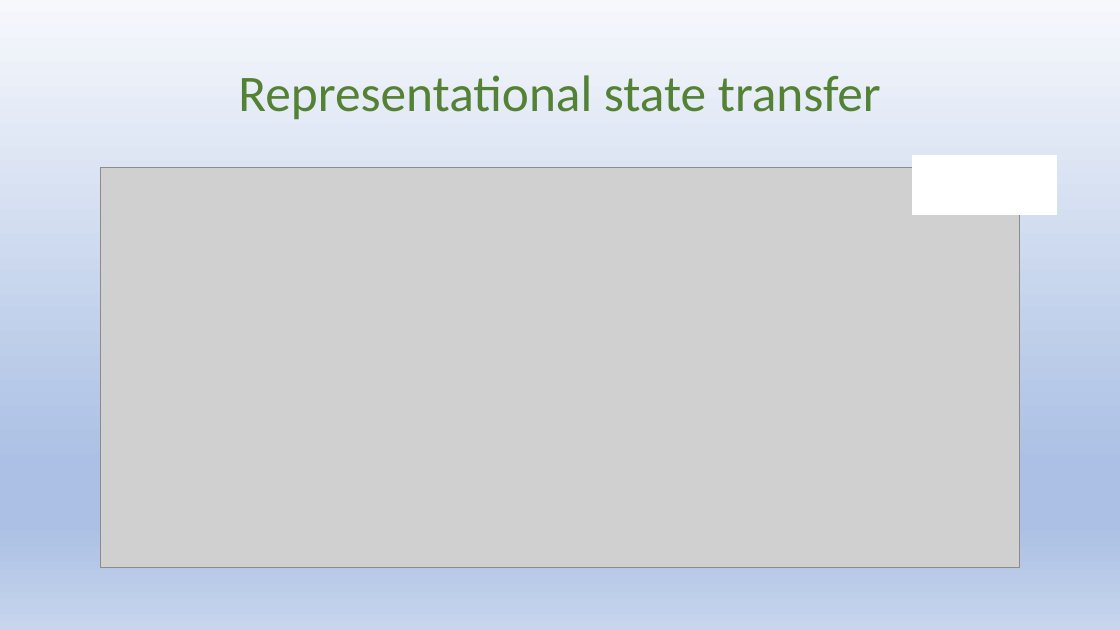
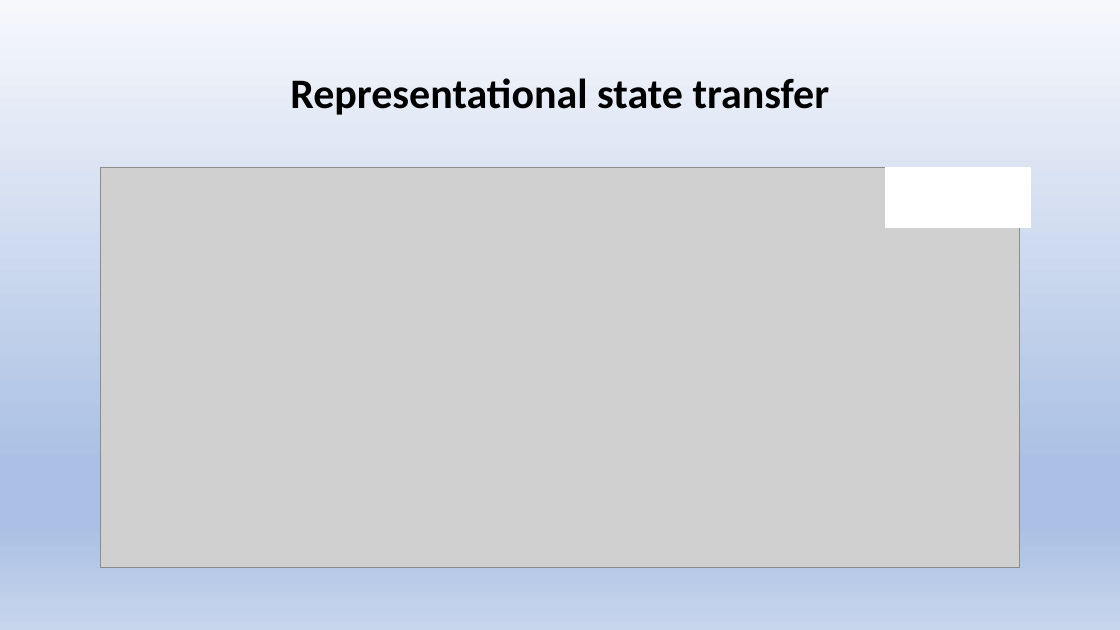
Before and after one commit to mahesh9696/meanstack, a slide deck: slide 41 of meanstack.pptx. Drawn at 1120x630 pixels with LibreOffice and Linux fonts; fonts in the diff are those of the drawing; grey boxes stand for pictures. Boxes give left, top, right and bottom in pixels: in the first picture for what was removed or moved away, otherwise in the second. Text is boxed around its words. In the diff, an @@ line names an element or a change of style, - is before the commit and + after.

```diff
--- a/meanstack.pptx
+++ b/meanstack.pptx
@@ title "Representational state transfer" at [290,78,830,115]: size 44 to 36 pt, text colour #548235 to #000000, bold on @@
@@ rectangle: place and size @@
-rectangle at [912,155,1057,215]
+rectangle at [886,168,1030,228]
```
Also in this commit, not shown: 77 other slides changed.
